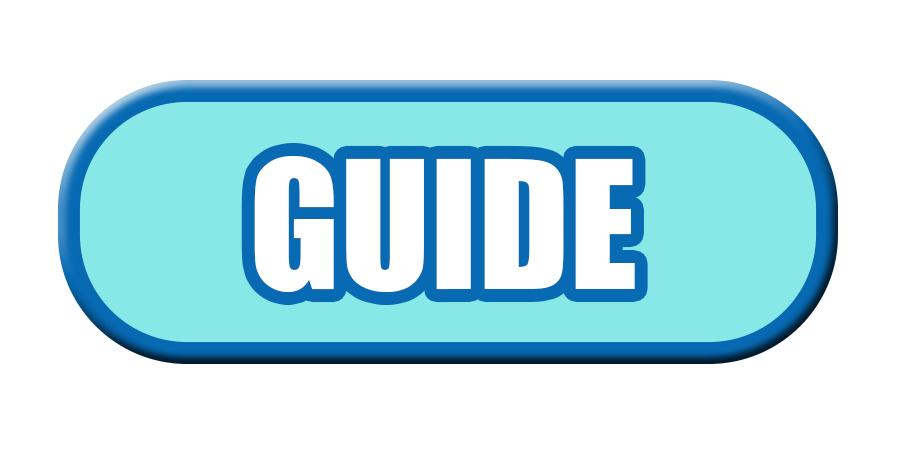
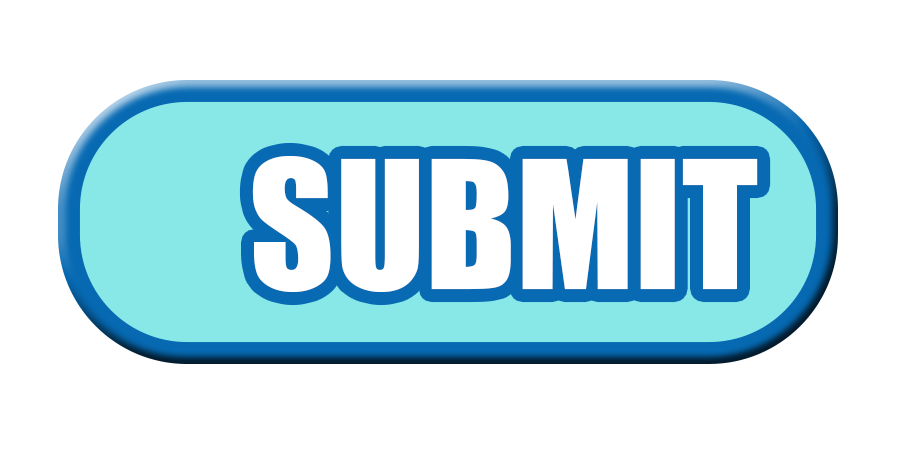
Layered file, before and after one edit (900x450). Changes by layer:
renamed "Guide" to "Submit", painted on it over [252, 155, 758, 292]
